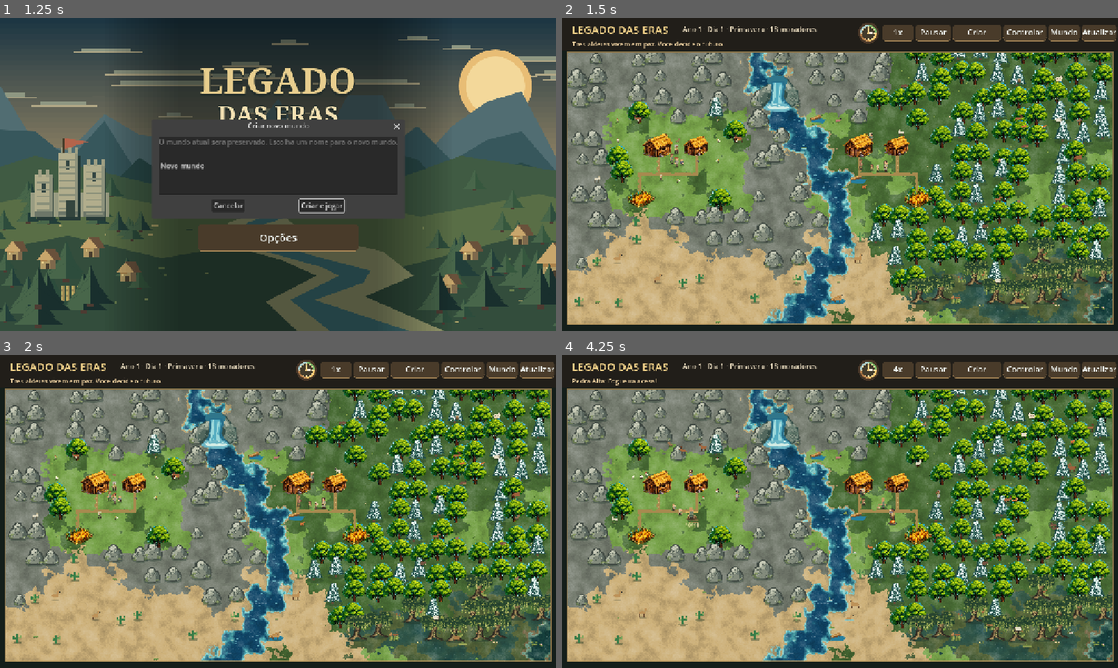
Above: before the commit, frames 1-4 (two rows, left to right).
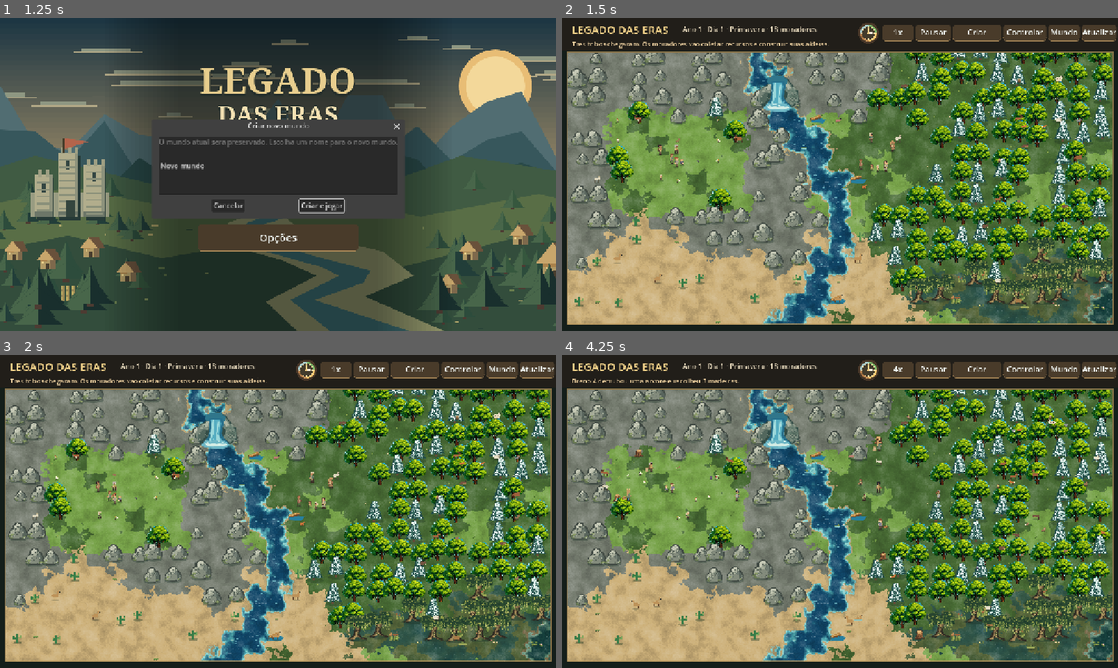
Above: after the commit, the same moments.

Repository: contateste123455667788994321-max/legados-das-eras
Game: Godot game, scene res://scenes/Main.tscn
Two runs of this game, one before a commit and one after it. Both use one fixed random seed, a clock stepped at 60 frames per second and the inputs below.
Inputs (mouse positions are in pixels of both pictures, inside the frame that each line leads up to):
- Up to frame 1 (1.25 s): click "Carregar mundo" at 0.5 s
- Up to frame 2 (1.5 s): click "Criar e jogar" at 1.25 s
- Up to frame 3 (2 s): no input
- Up to frame 4 (4.25 s): click "1x" at 2 s; click "2x" at 2.75 s; move the mouse to (962, 495) at 3.52 s; hold D from 3.53 s (still down); click (962, 495) at 3.67 s

Frame 1 is identical in both runs. In frame 2, 2.1% of the frame differs, in the area x 4-94%, y 7-61%; in frame 3, 2.1%; in frame 4, 4.2%, in the area x 2-98%, y 7-94%.

Commit message:
Start new worlds with founding tribes, no prebuilt houses or farms; test first autonomous construction

Diff:
--- a/scripts/ai.gd
+++ b/scripts/ai.gd
@@ -81,13 +81,15 @@
 	sim.update_roles(town)
 	# Moradores levantam UMA obra de cada vez. Madeira e tempo tem custos reais.
 	if town.get("construction", {}).is_empty():
-		if not bool(town.get("campfire",false)) and float(town["wood"])>=10:
+		if pop>0 and int(town["houses"])==0 and float(town["wood"])>=14:
+			sim.start_construction(int(town["id"]),"house")
+		elif int(town["houses"])>0 and not bool(town.get("campfire",false)) and float(town["wood"])>=10:
 			sim.start_construction(int(town["id"]),"campfire")
 		elif (pop>=sim.housing_capacity(town)-2 or int(town["houses"])>=4) and sim.upgrade_index(town)>=0 and float(town["wood"])>=18 and float(town.get("stone",0))>=12:
 			sim.start_construction(int(town["id"]),"upgrade")
 		elif pop >= sim.housing_capacity(town)-1 and float(town["wood"]) >= 14.0 and int(town["houses"]) < 8:
 			sim.start_construction(int(town["id"]), "house")
-		elif float(town["food"]) < float(pop) * 1.5 and float(town["wood"]) >= 18.0 and int(town["farms"]) < 6:
+		elif pop>0 and int(town["houses"])>0 and (int(town["farms"])==0 or float(town["food"]) < float(pop) * 1.5) and float(town["wood"]) >= 18.0 and int(town["farms"]) < 6:
 			sim.start_construction(int(town["id"]), "farm")
 		elif bool(town.get("campfire",false)) and not bool(town.get("oven",false)) and float(town.get("stone",0))>=12 and float(town["wood"])>=8:
 			sim.start_construction(int(town["id"]),"oven")
@@ -169,7 +171,8 @@
 			1, 4: p["profession"]="Minerador"
 			2: p["profession"]="Cozinheiro"
 	# Garante que uma aldeia sem madeira tenha pelo menos um coletor.
-	if float(p["age"])>=16 and float(home["wood"])<14.0 and int(p["id"])!=int(home["leader"]) and int(p["id"])%2==0:
+	var wood_goal:float=18.0 if int(home.get("farms",1))==0 and int(home.get("houses",2))>0 else 14.0
+	if float(p["age"])>=16 and float(home["wood"])<wood_goal and (int(home.get("houses",2))==0 or (int(p["id"])!=int(home["leader"]) and int(p["id"])%2==0)):
 		_gather_wood(sim,p,home)
 		return
 	if int(p["id"])==int(home["leader"]) and bool(home.get("castle",false)):
@@ -232,7 +235,7 @@
 				_hunt(sim,p,home)
 			else:
 				var field:Vector2=Vector2(float(home["x"]),float(home["y"]))+sim.farm_layout(home)[0]
-				sim._set_delivery_goal(p,field,"Cultivando")
+				sim._set_delivery_goal(p,field,"Cultivando" if int(home.get("farms",1))>0 else "Coletando alimento")
 				if Vector2(float(p["x"]),float(p["y"])).distance_to(field)<0.65:
 					sim.collect_cargo(p,"food",3.0)
 	# Laços familiares e rivalidades alteram a lealdade entre pessoas.
--- a/scripts/main.gd
+++ b/scripts/main.gd
@@ -538,6 +538,7 @@
 		draw_rect(Rect2(17, 650, 1207, 41), Color("#d1ab6c"), false, 1.0)
 
 func _draw_village_paths(town:Dictionary,center:Vector2,unit:float,houses:Array[Vector2],farms:Array[Vector2]) -> void:
+	if int(town.get("houses",2))==0 and int(town.get("farms",1))==0: return
 	# Ruas retas e estreitas, com ramais para a porta de cada casa e para as hortas.
 	var lane_y:float=0.58
 	var left:float=0.0
--- a/scripts/world.gd
+++ b/scripts/world.gd
@@ -126,7 +126,7 @@
 	for animal in wildlife: init_animal_health(animal)
 	_seed_swamp_witch()
 	politics.prepare(self)
-	news = "Tres aldeias vivem em paz. Voce decide o futuro."
+	news = "Tres tribos chegaram. Os moradores vao coletar recursos e construir suas aldeias."
 
 func make_town(town_name: String, x: int, y: int, hostile: bool) -> void:
 	var town_id := new_id()
@@ -138,7 +138,7 @@
 		"law": "merito", "water": 18.0,
 		"home_biome": founding_biome,
 		"clothing": 0.0, "drought_preparation": false,
-		"houses": 2, "house_levels":[1,1], "castle":false, "farms": 1, "campfire":false, "oven":false, "forge":false, "crossing":false, "stone":0.0, "construction": {}, "historical_events": []
+		"houses": 0, "house_levels":[], "castle":false, "farms": 0, "campfire":false, "oven":false, "forge":false, "crossing":false, "stone":0.0, "construction": {}, "historical_events": []
 	}
 	towns.append(town)
 	tiles[y][x] = "grass"
--- a/tests/smoke_test.gd
+++ b/tests/smoke_test.gd
@@ -21,6 +21,8 @@
 	var random_map=World.new()
 	random_map.generate_world()
 	_check(world.map_seed!=random_map.map_seed and world.tiles!=random_map.tiles,"Cada mundo novo possui distribuicao aleatoria")
+	for town in world.towns:
+		_check(int(town["houses"])==0 and int(town["farms"])==0 and world.housing_capacity(town)==0 and town["construction"].is_empty(),"Mundo novo inicia sem casas ou fazendas prontas")
 	_check(world.house_layout(world.towns[0]).size()==8 and world.farm_layout(world.towns[0]).size()==6,"Aldeia usa lotes organizados para casas e plantacoes")
 	_check(not world.sites.is_empty(), "Locais de producao gerados")
 	_check(not world.wildlife.is_empty(), "Fauna pacifica gerada")
@@ -157,15 +159,24 @@
 
 
 	# Um jogador deve poder mandar construir, ver o trabalho e manter os recursos.
+	var founding_world = World.new()
+	founding_world.generate_world()
+	founding_world.towns[0]["wood"]=14.0
+	founding_world.agent_ai.advance(founding_world,1.0)
+	_check(str(founding_world.towns[0]["construction"].get("kind",""))=="house" and int(founding_world.towns[0]["houses"])==0,"Primeira casa e iniciada pela IA, nao gerada pronta")
 	var building_world = World.new()
 	building_world.generate_world()
 	var target_town: Dictionary = building_world.towns[0]
 	var target_id: int = int(target_town["id"])
 	var original_houses: int = int(target_town.get("houses", 2))
+	_check(building_world.housing_capacity(target_town)==0,"Tribo nova nao tem capacidade de moradia antes de construir")
+	target_town["houses"]=2
+	target_town["house_levels"]=[1,1]
 	_check(building_world.housing_capacity(target_town)==8,"Duas cabanas abrigam oito moradores")
 	target_town["house_levels"]=[1,2]
 	_check(building_world.housing_capacity(target_town)==10,"Casa ampliada aumenta capacidade")
-	target_town["house_levels"]=[1,1]
+	target_town["houses"]=0
+	target_town["house_levels"]=[]
 	_check(not building_world.start_construction(target_id,"castle"),"Castelo exige tecnologia")
 	var original_wood: float = float(target_town["wood"])
 	_check(not building_world.start_construction(target_id, "bridge"), "Nao aceita construcoes desconhecidas")
